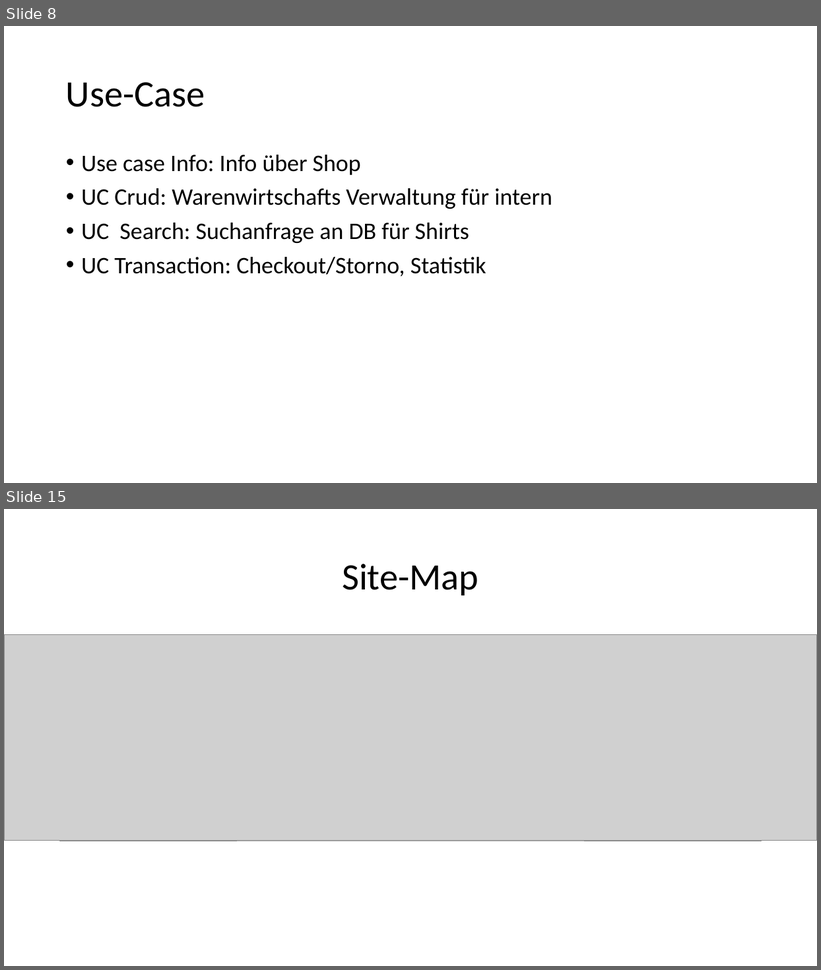
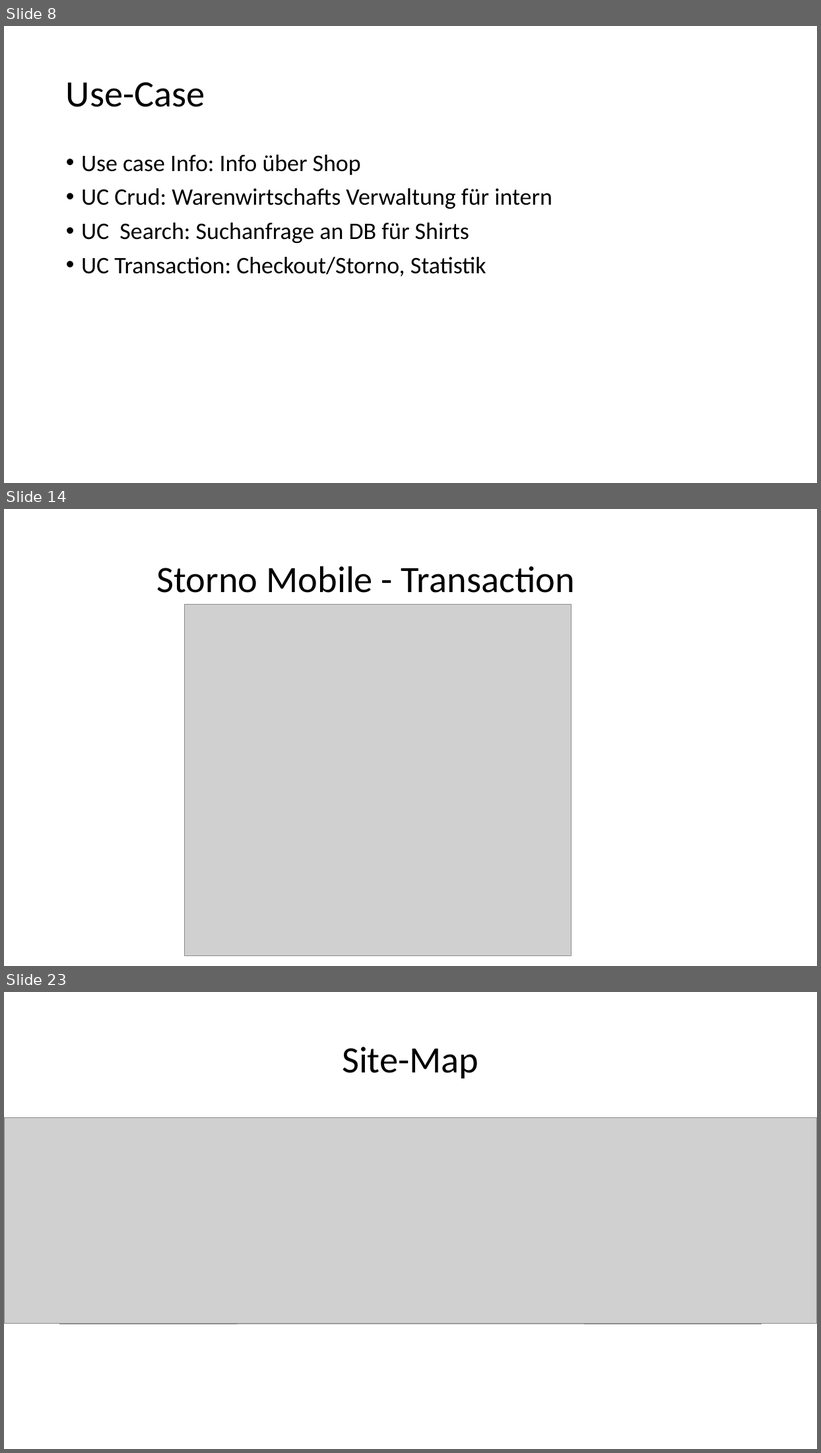
Before and after one commit to Sprayer115/render, a slide deck: Zusatz_Material/Web-Technologie.pptx. Shown one above the other, each under a label of ours: slides 8 and 15 before the commit, slides 8, 14 and 23 after it; the slides between them are not shown. The pictures are 821x970 and 821x1453 pixels, drawn with LibreOffice and Linux fonts; fonts in the diff are those of the drawing; grey boxes stand for pictures. Boxes give left, top, right and bottom in pixels: in the first picture for what was removed or moved away, otherwise in the second. Text is boxed around its words. In the diff, an @@ line names an element or a change of style, - is before the commit and + after.

```diff
--- a/Zusatz_Material/Web-Technologie.pptx
+++ b/Zusatz_Material/Web-Technologie.pptx
@@ slide 14 added at (4, 509, 817, 966), background #FFFFFF @@
@@ title added at (157, 566, 575, 593), 44 pt, text #000000 @@
+Storno Mobile - Transaction
@@ picture added at (185, 604, 572, 956) @@
@@ what was slide 15 is now slide 23 @@
```
Also in this commit, not shown: 7 other slides added.
